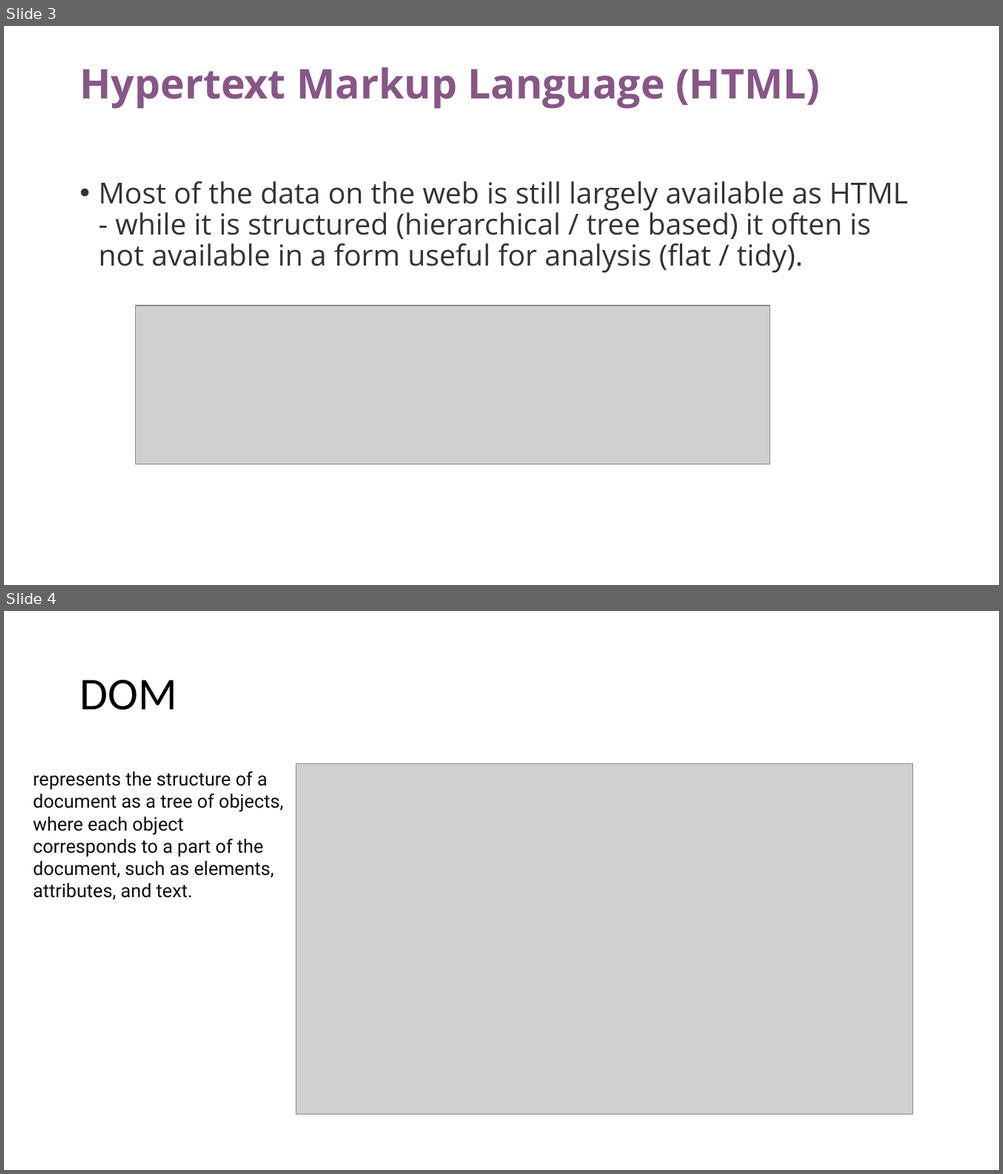
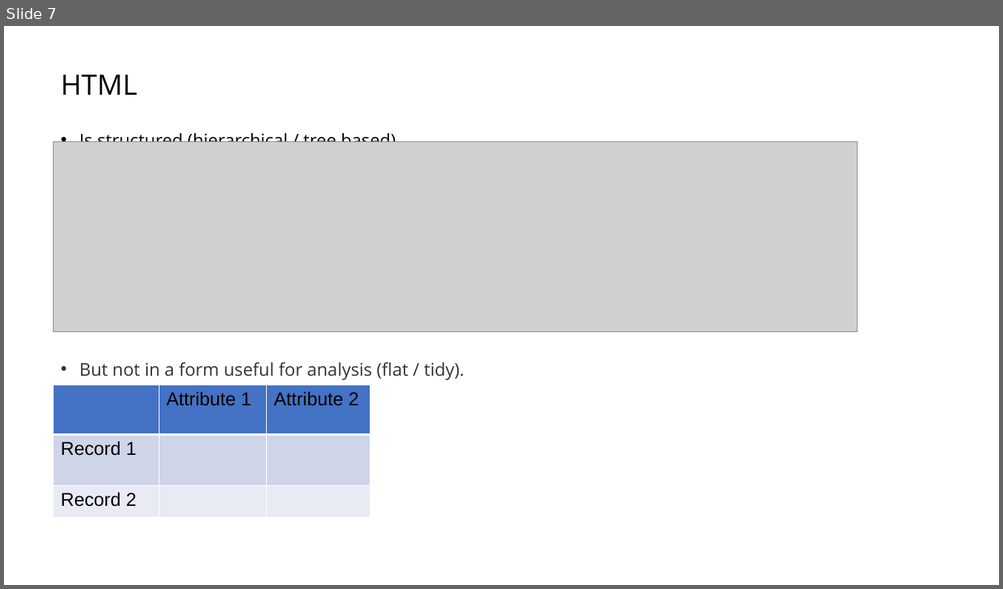
Before and after one commit to IshitaGopal/TRIADS_workshops, a slide deck: intro_to_web_scraping/intro_web_scraping_python.pptx. Shown one above the other, each under a label of ours: slides 3 and 4 before the commit, slide 7 after it. The pictures are 1003x1174 and 1003x589 pixels, drawn with LibreOffice and Linux fonts; fonts in the diff are those of the drawing; grey boxes stand for pictures. Boxes give left, top, right and bottom in pixels: in the first picture for what was removed or moved away, otherwise in the second. Text is boxed around its words. In the diff, an @@ line names an element or a change of style, - is before the commit and + after.

```diff
--- a/intro_to_web_scraping/intro_web_scraping_python.pptx
+++ b/intro_to_web_scraping/intro_web_scraping_python.pptx
@@ slide 4 removed at <box>4,611,999,1170</box>, background #FFFFFF @@
@@ title removed at <box>79,680,176,710</box> @@
-DOM
@@ picture removed at <box>296,764,913,1115</box> @@
@@ text removed at <box>33,772,283,900</box> @@
-represents the structure of a document as a tree of objects, where each object corresponds to a part of the document, such as elements, attributes, and text.
@@ what was slide 3 is now slide 7 @@
@@ slide 7 changed as well @@
@@ title removed at <box>79,67,819,109</box> @@
-Hypertext Markup Language (HTML)
@@ text at <box>61,74,464,380</box>: text changed; size 28 to 17 pt @@
-• Most of the data on the web is still largely available as HTML - while it is structured (hierarchical / tree based) it often is not available in a form useful for analysis (flat / tidy).
+HTML
+• Is structured (hierarchical / tree based)
+• But not in a form useful for analysis (flat / tidy).
@@ picture: place and size @@
-picture at <box>135,306,769,465</box>
+picture at <box>54,141,856,332</box>
@@ table added at <box>54,386,370,520</box>, 3 rows, 3 columns @@
+ | Attribute 1 | Attribute 2
+Record 1 |  | 
+Record 2 |  | 
```
Also in this commit, not shown: 3 other slides changed, 10 slides added, 2 other slides removed, 26 other files.
